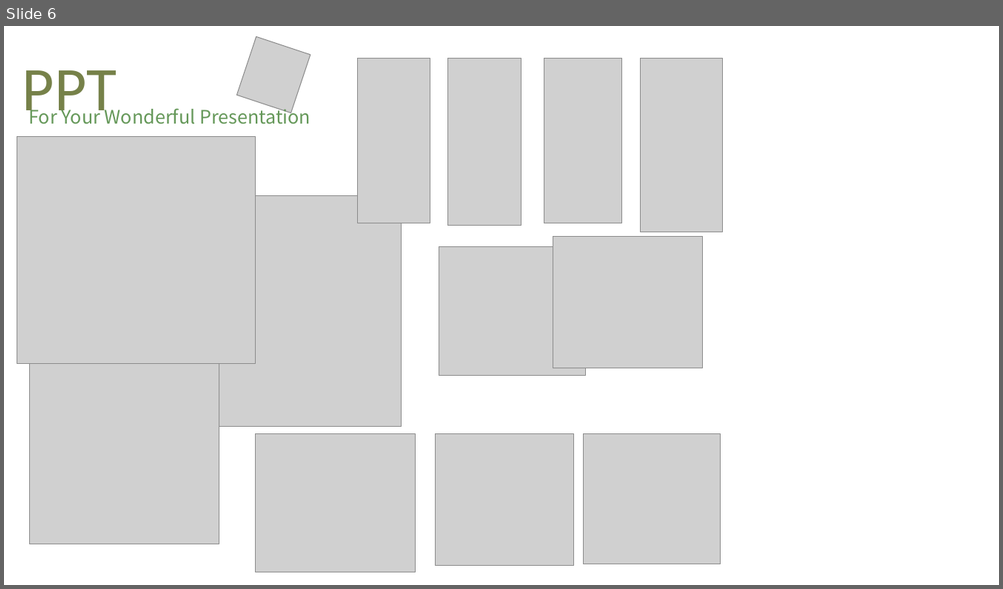
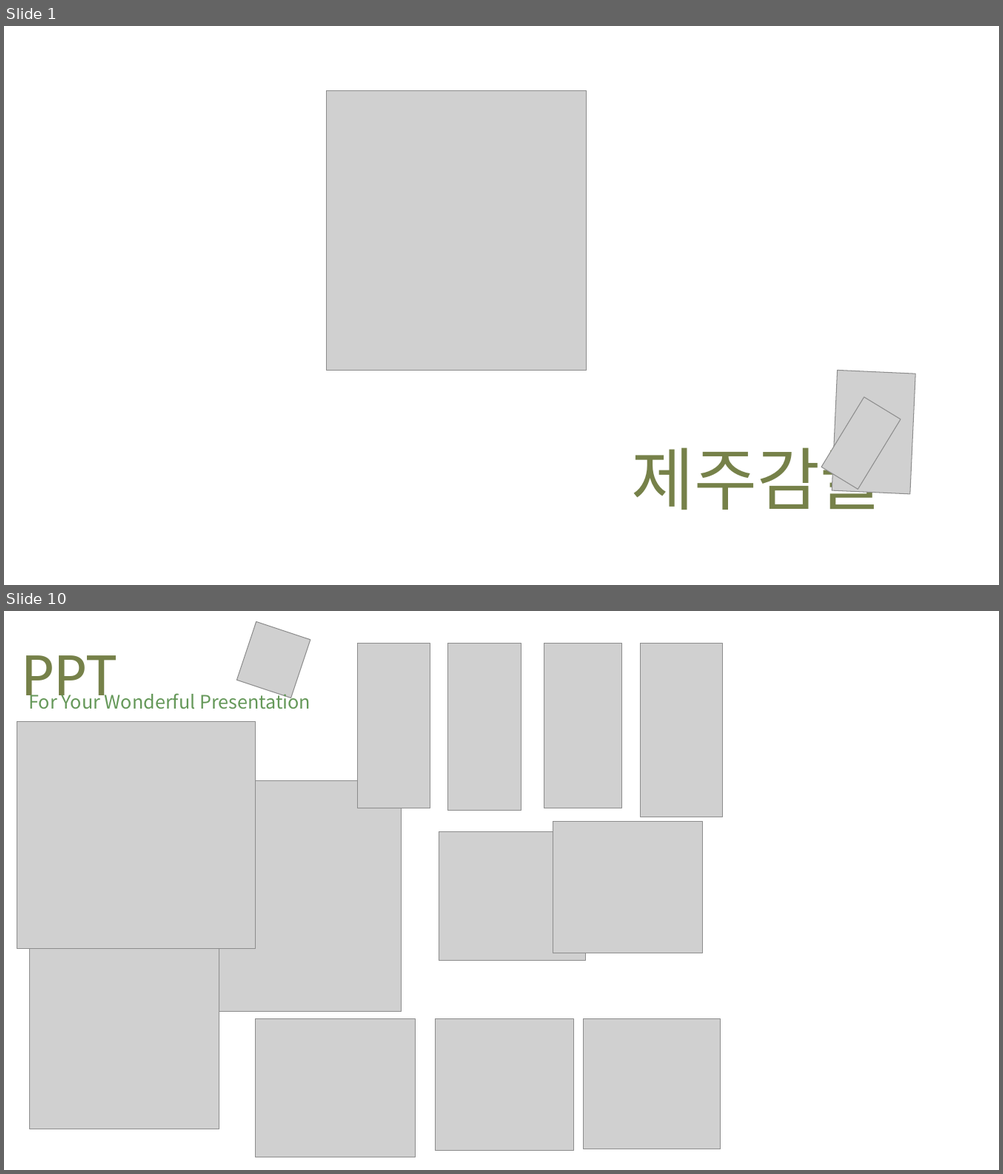
Before and after one commit to Joonyeong97/Jeju_Analysis_Project, a slide deck: ppt/감귤 PPT.pptx. Shown one above the other, each under a label of ours: slide 6 before the commit, slides 1 and 10 after it; the slides between them are not shown. The pictures are 1003x589 and 1003x1174 pixels, drawn with LibreOffice and Linux fonts; fonts in the diff are those of the drawing; grey boxes stand for pictures; background and template pictures are left out. Boxes give left, top, right and bottom in pixels: in the first picture for what was removed or moved away, otherwise in the second. Text is boxed around its words. In the diff, an @@ line names an element or a change of style, - is before the commit and + after.

```diff
--- a/ppt/감귤 PPT.pptx
+++ b/ppt/감귤 PPT.pptx
@@ slide 1 added at bbox=[4, 26, 999, 585], background picture (left out) @@
@@ picture added at bbox=[327, 91, 586, 371] @@
@@ picture added at bbox=[832, 371, 916, 494] @@
@@ picture added at bbox=[822, 397, 900, 490] @@
@@ text added at bbox=[632, 435, 883, 510], 66 pt, text #768149 @@
+제주감귤
@@ what was slide 6 is now slide 10 @@
```
Also in this commit, not shown: 3 slides changed, 5 other slides added, 2 slides removed.
